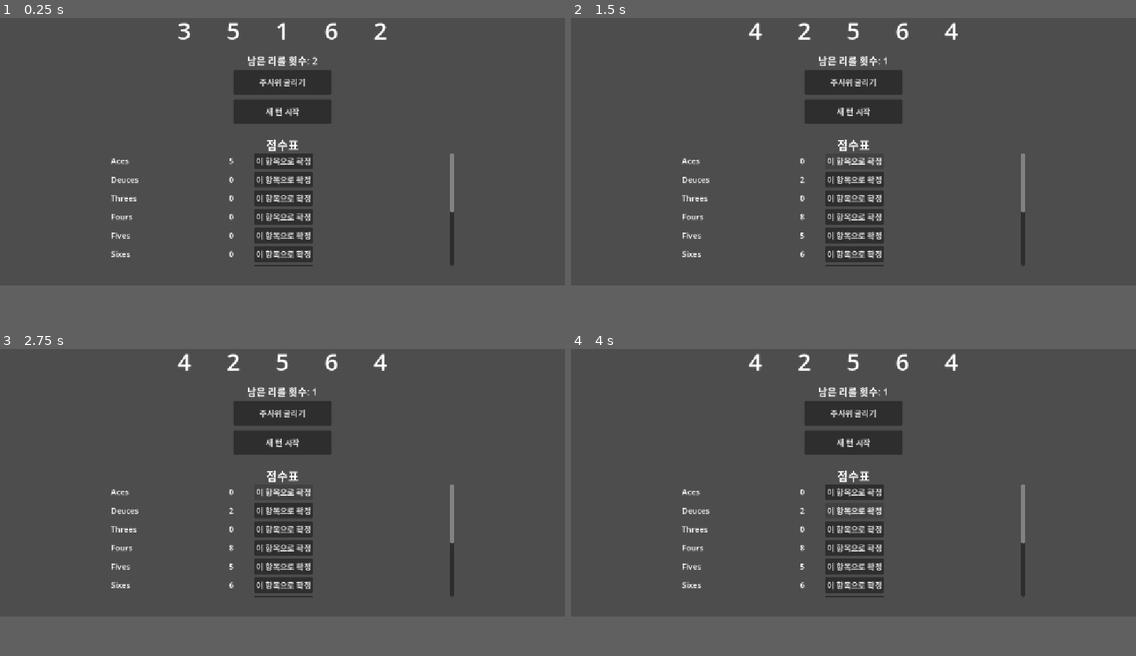
Above: before the commit, frames 1-4 (two rows, left to right).
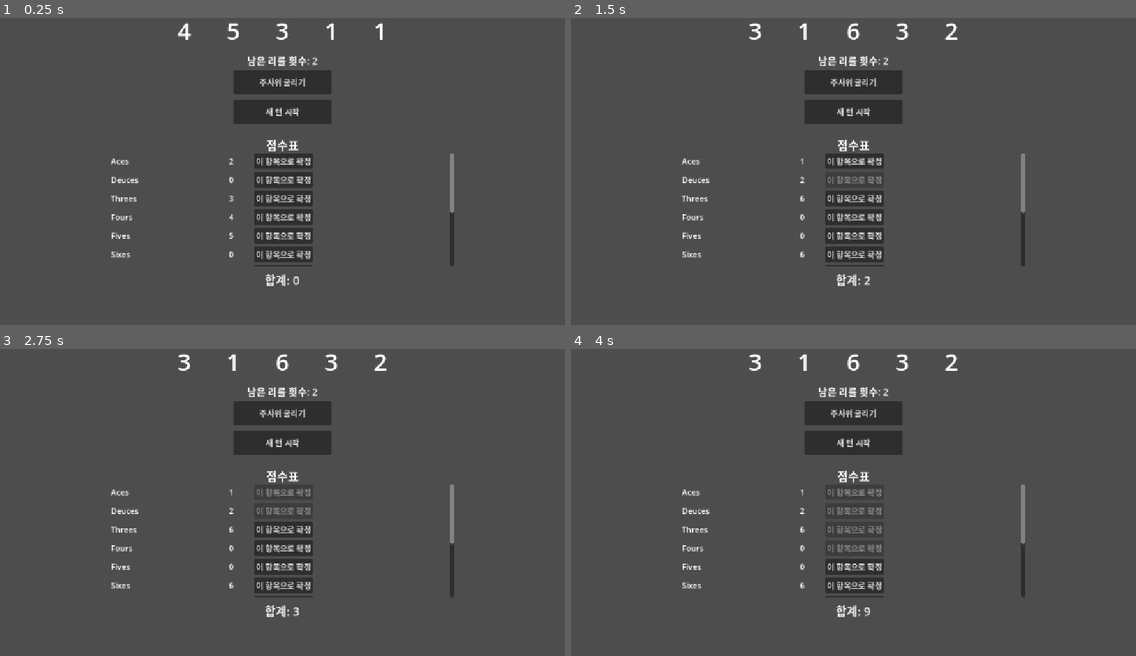
Above: after the commit, the same moments.

Repository: gyutaeng/yacht-dice
Game: Godot game, scene res://scenes/Main.tscn
The game is run twice, just before and just after one commit, with the same random seed, the same clock (stepped at 60 frames per second) and the same inputs.
Inputs:
- Up to frame 1 (0.25 s): no input
- Up to frame 2 (1.5 s): click "주사위 굴리기" at 0.5 s; click "이 항목으로 확정" at 1.25 s
- Up to frame 3 (2.75 s): click "이 항목으로 확정" at 2 s
- Up to frame 4 (4 s): click "이 항목으로 확정" at 2.75 s; click "이 항목으로 확정" at 3.5 s
The window is 800x597 before the commit and 800x653 after it. Grey fills any space a smaller window leaves; there, only what the larger window draws over its background counts as a difference.

The runs differ from the first frame. In frame 1, 1.4% of the frame differs, in the area x 19-81%, y 1-88%; in frame 2, 1.5%; in frame 3, 1.5%; in frame 4, 1.6%.

Commit message:
게임 시작 시 주사위 초기화 버그 수정

Diff:
--- a/project.godot
+++ b/project.godot
@@ -18,7 +18,7 @@
 [display]
 
 window/size/viewport_width=1152
-window/size/viewport_height=860
+window/size/viewport_height=940
 window/stretch/mode="canvas_items"
 window/stretch/aspect="expand"
 
--- a/scenes/Main.gd
+++ b/scenes/Main.gd
@@ -26,12 +26,17 @@
 var score_calculators: Array[Callable] = []
 var score_labels: Array[Label] = []
 var confirm_buttons: Array[Button] = []
+var score_confirmed: Array[bool] = [false, false, false, false, false, false, false, false, false, false, false, false]
+var confirmed_scores: Array[int] = [0, 0, 0, 0, 0, 0, 0, 0, 0, 0, 0, 0]
+var game_over: bool = false
 
 @onready var dice_labels: Array[Label] = [$Dice1, $Dice2, $Dice3, $Dice4, $Dice5]
 @onready var roll_button: Button = $RollButton
 @onready var new_turn_button: Button = $NewTurnButton
 @onready var reroll_label: Label = $RerollLabel
 @onready var score_list: VBoxContainer = $ScoreboardScroll/ScoreList
+@onready var total_score_label: Label = $TotalScoreLabel
+@onready var game_over_label: Label = $GameOverLabel
 
 
 func _ready() -> void:
@@ -65,9 +70,11 @@
 		calc_yacht,
 	]
 
+	_roll_dice()
 	_build_scoreboard()
 	_update_reroll_label()
 	_update_score_previews()
+	_update_total_score()
 
 
 func _on_dice_gui_input(event: InputEvent, index: int) -> void:
@@ -88,6 +95,16 @@
 	if rerolls_left <= 0:
 		return
 
+	_roll_dice()
+
+	rerolls_left -= 1
+	_update_reroll_label()
+	_update_score_previews()
+	if rerolls_left <= 0:
+		roll_button.disabled = true
+
+
+func _roll_dice() -> void:
 	for i in dice_labels.size():
 		if dice_locked[i]:
 			continue
@@ -95,12 +112,6 @@
 		dice_results[i] = value
 		dice_labels[i].text = str(value)
 
-	rerolls_left -= 1
-	_update_reroll_label()
-	_update_score_previews()
-	if rerolls_left <= 0:
-		roll_button.disabled = true
-
 
 func _on_new_turn_button_pressed() -> void:
 	rerolls_left = MAX_REROLLS
@@ -145,11 +156,55 @@
 
 
 func _on_confirm_pressed(index: int) -> void:
-	pass
+	if game_over or score_confirmed[index]:
+		return
+
+	var value: int = score_calculators[index].call(dice_results)
+	confirmed_scores[index] = value
+	score_confirmed[index] = true
+	score_labels[index].text = str(value)
+	confirm_buttons[index].disabled = true
+
+	_update_total_score()
+
+	if _all_categories_confirmed():
+		game_over = true
+		_show_game_over()
+	else:
+		_on_new_turn_button_pressed()
+
+
+func _all_categories_confirmed() -> bool:
+	for confirmed in score_confirmed:
+		if not confirmed:
+			return false
+	return true
+
+
+func _update_total_score() -> void:
+	var total := 0
+	for i in confirmed_scores.size():
+		if score_confirmed[i]:
+			total += confirmed_scores[i]
+	total_score_label.text = "합계: %d" % total
+
+
+func _show_game_over() -> void:
+	roll_button.disabled = true
+	new_turn_button.disabled = true
+
+	var total := 0
+	for score in confirmed_scores:
+		total += score
+
+	game_over_label.text = "게임 종료! 최종 합계: %d" % total
+	game_over_label.visible = true
 
 
 func _update_score_previews() -> void:
 	for i in CATEGORY_NAMES.size():
+		if score_confirmed[i]:
+			continue
 		var value: int = score_calculators[i].call(dice_results)
 		score_labels[i].text = str(value)
 
--- a/scenes/Main.tscn
+++ b/scenes/Main.tscn
@@ -99,3 +99,25 @@
 custom_minimum_size = Vector2(690, 0)
 layout_mode = 2
 theme_override_constants/separation = 6
+
+[node name="TotalScoreLabel" type="Label" parent="."]
+offset_left = 226.0
+offset_top = 830.0
+offset_right = 926.0
+offset_bottom = 860.0
+theme_override_font_sizes/font_size = 24
+horizontal_alignment = 1
+vertical_alignment = 1
+text = "합계: 0"
+
+[node name="GameOverLabel" type="Label" parent="."]
+visible = false
+offset_left = 226.0
+offset_top = 865.0
+offset_right = 926.0
+offset_bottom = 900.0
+theme_override_font_sizes/font_size = 28
+theme_override_colors/font_color = Color(0.9, 0.2, 0.2, 1)
+horizontal_alignment = 1
+vertical_alignment = 1
+text = "게임 종료! 최종 합계: 0"
